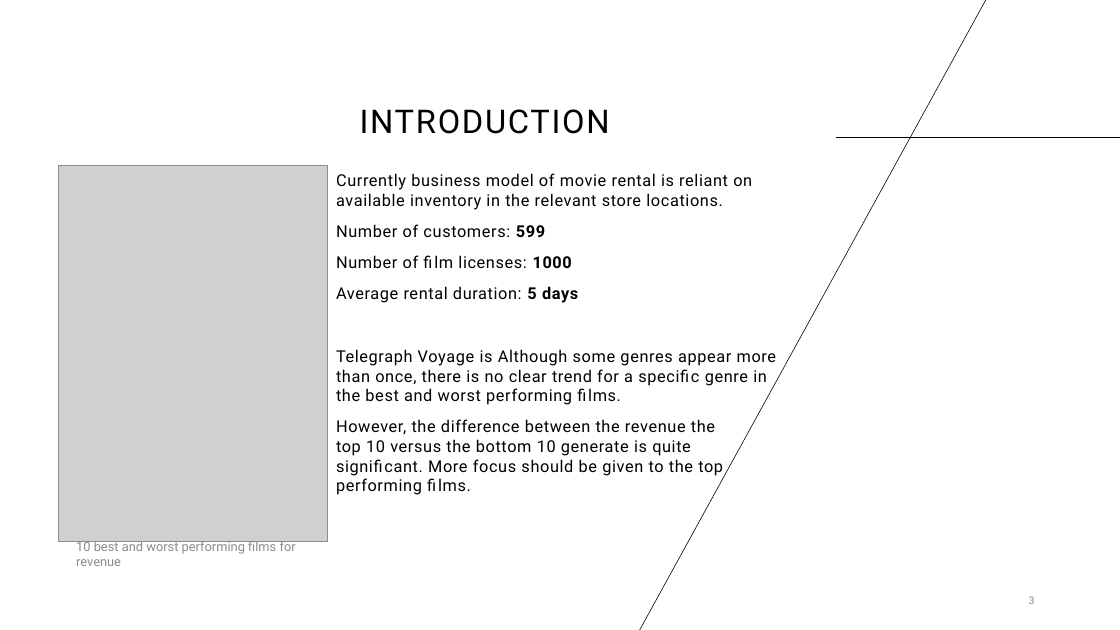
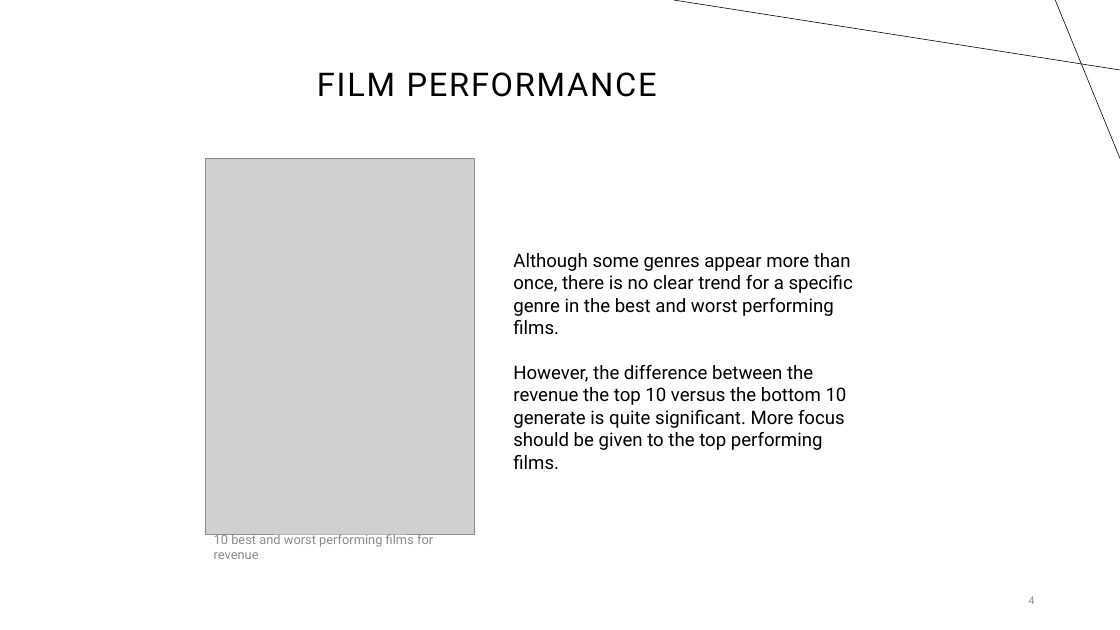
Before and after one commit to astahansen/Instacart_analysis_cf, a slide deck: slide 4 of Rockbuster/Rockbuster-presentation.pptx (slide 3 before the commit). Drawn at 1120x630 pixels with LibreOffice and Linux fonts; fonts in the diff are those of the drawing; grey boxes stand for pictures. Boxes give left, top, right and bottom in pixels: in the first picture for what was removed or moved away, otherwise in the second. Text is boxed around its words. In the diff, an @@ line names an element or a change of style, - is before the commit and + after.

```diff
--- a/Rockbuster/Rockbuster-presentation.pptx
+++ b/Rockbuster/Rockbuster-presentation.pptx
@@ line removed from (987, 0) to (639, 630) @@
@@ line added from (1120, 70) to (674, 0), #000000 0.5 pt @@
@@ line added from (1055, 0) to (1120, 159), #000000 0.5 pt @@
@@ title added at <box>317,72,657,97</box>, 28 pt, text #000000 @@
+FILM PERFORMANCE
@@ title removed at <box>360,109,610,134</box> @@
-INTRODUCTION
@@ line removed from (836, 138) to (1120, 138) @@
@@ picture: place and size @@
-picture at <box>59,166,328,541</box>
+picture at <box>205,159,474,534</box>
@@ text "Although some genres appear more ...": place and size @@
-text "Although some genres appear more ..." at <box>336,173,776,495</box>
+text "Although some genres appear more ..." at <box>513,253,853,469</box>
@@ text at <box>513,253,853,334</box>: text changed; size 14 to 16 pt @@
-Currently business model of movie rental is reliant on available inventory in the relevant store locations.
-Number of customers: 599
-Number of film licenses: 1000
-Average rental duration: 5 days
-Telegraph Voyage is Although some genres appear more than once, there is no clear trend for a specific genre in
-the best and worst performing films.
+Although some genres appear more than once, there is no clear trend for a specific genre in the best and worst performing films.
@@ text at <box>513,365,847,469</box>: size 14 to 16 pt, letter spacing 0.5 to 0 pt in "However, the difference between the revenue the ..."; less space between paragraphs @@
@@ text "10 best and worst performing ...": place and size @@
-text "10 best and worst performing ..." at <box>76,539,296,566</box>
+text "10 best and worst performing ..." at <box>214,532,433,559</box>
@@ page number at <box>1029,596,1035,604</box>: text changed @@
-3
+4
```
Also in this commit, not shown: 2 other slides changed, 1 slide added.
